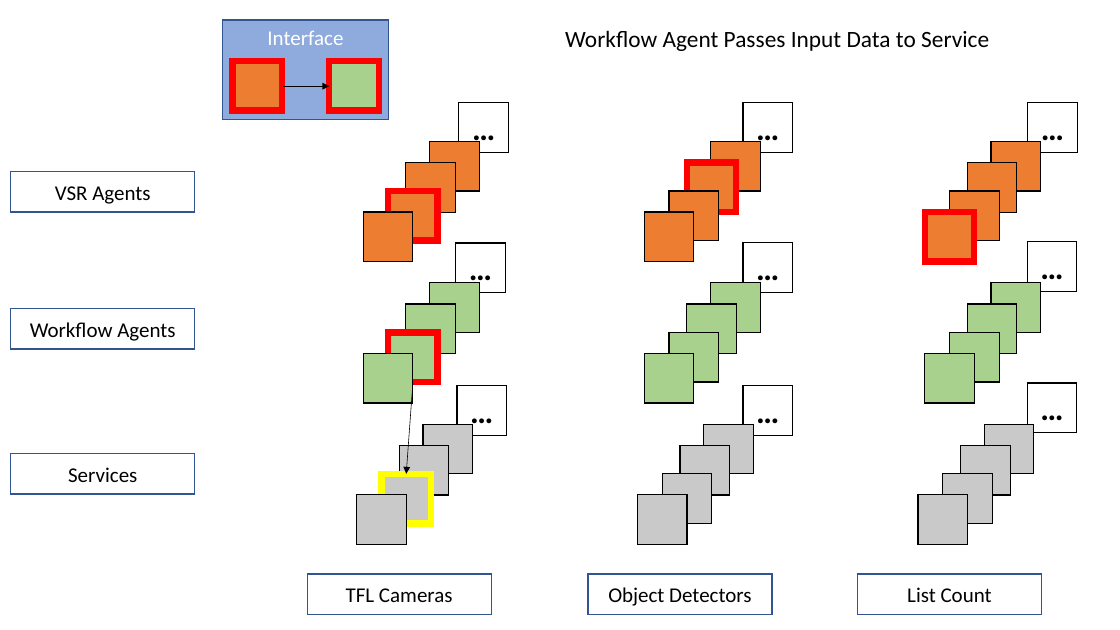
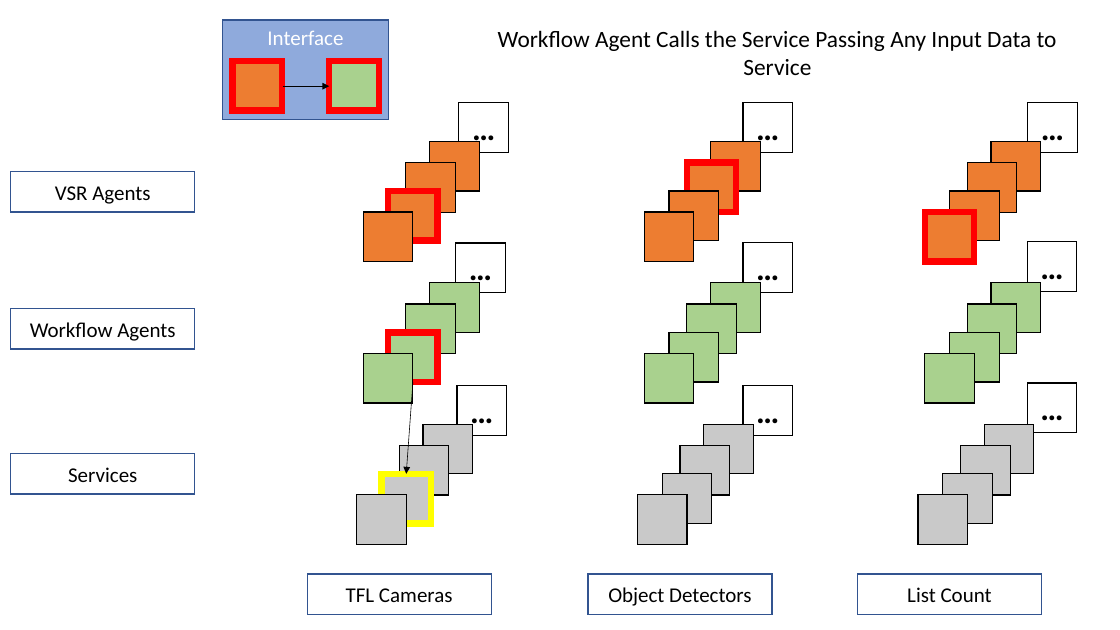
Before and after one commit to dais-ita/csu_fascilitated_by_svr, a slide deck: slide 16 of diagrams/how_many_cars_on_romford_road.pptx. Drawn at 1120x630 pixels with LibreOffice and Linux fonts; fonts in the diff are those of the drawing. Boxes give left, top, right and bottom in pixels: in the first picture for what was removed or moved away, otherwise in the second. Text is boxed around its words. In the diff, an @@ line names an element or a change of style, - is before the commit and + after.

```diff
--- a/diagrams/how_many_cars_on_romford_road.pptx
+++ b/diagrams/how_many_cars_on_romford_road.pptx
@@ text at (498,30,1057,75): text changed @@
-Workflow Agent Passes Input Data to Service
+Workflow Agent Calls the Service Passing Any Input Data to Service
```
Also in this commit, not shown: 3 other slides changed, 2 other files.
